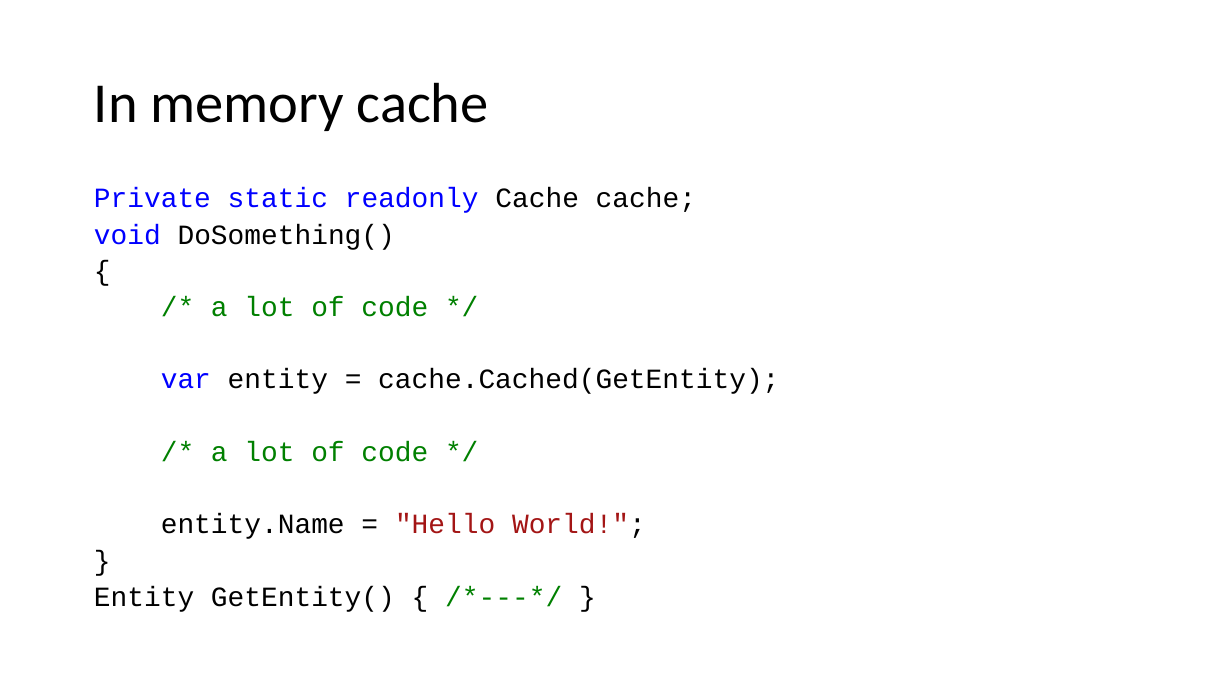
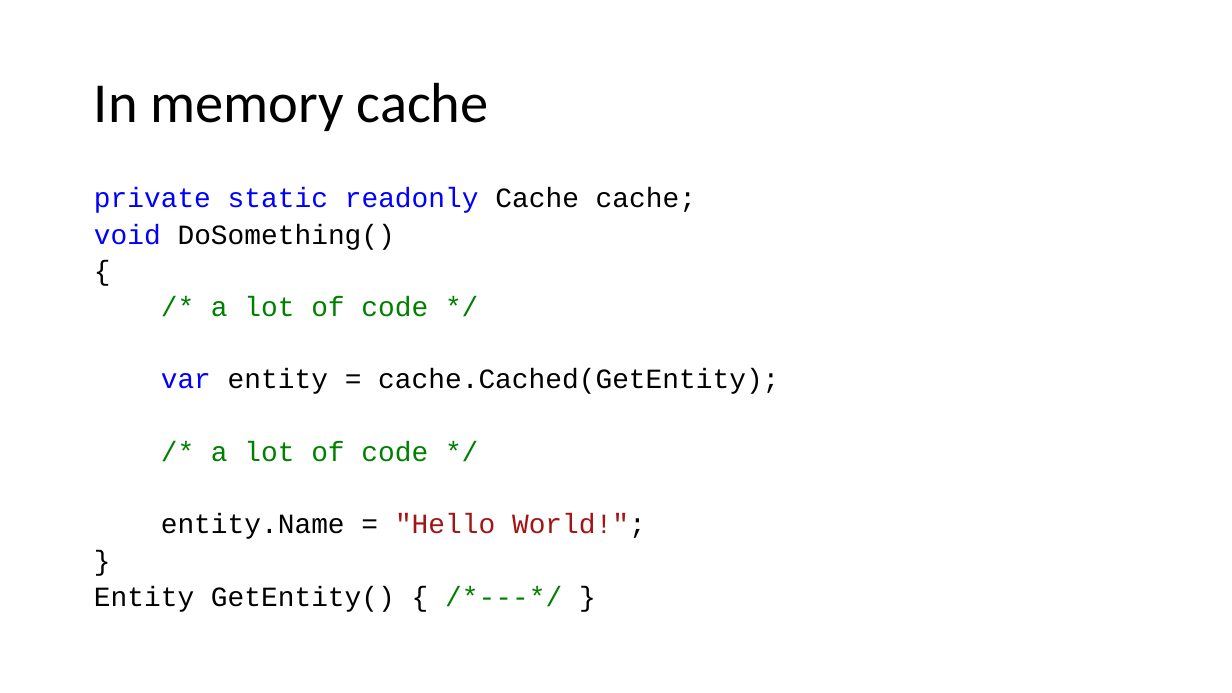
Before and after one commit to kugushev/presentations, a slide deck: slide 7 of Presentation.pptx. Drawn at 1232x693 pixels with LibreOffice and Linux fonts; fonts in the diff are those of the drawing. Boxes give left, top, right and bottom in pixels: in the first picture for what was removed or moved away, otherwise in the second. Text is boxed around its words. In the diff, an @@ line names an element or a change of style, - is before the commit and + after.

```diff
--- a/Presentation.pptx
+++ b/Presentation.pptx
@@ text at [94, 188, 696, 213]: text changed @@
-Private static readonly Cache cache;
+private static readonly Cache cache;
```
Also in this commit, not shown: 6 other slides changed, 6 slides added, 2 slides removed, 6 other files.
